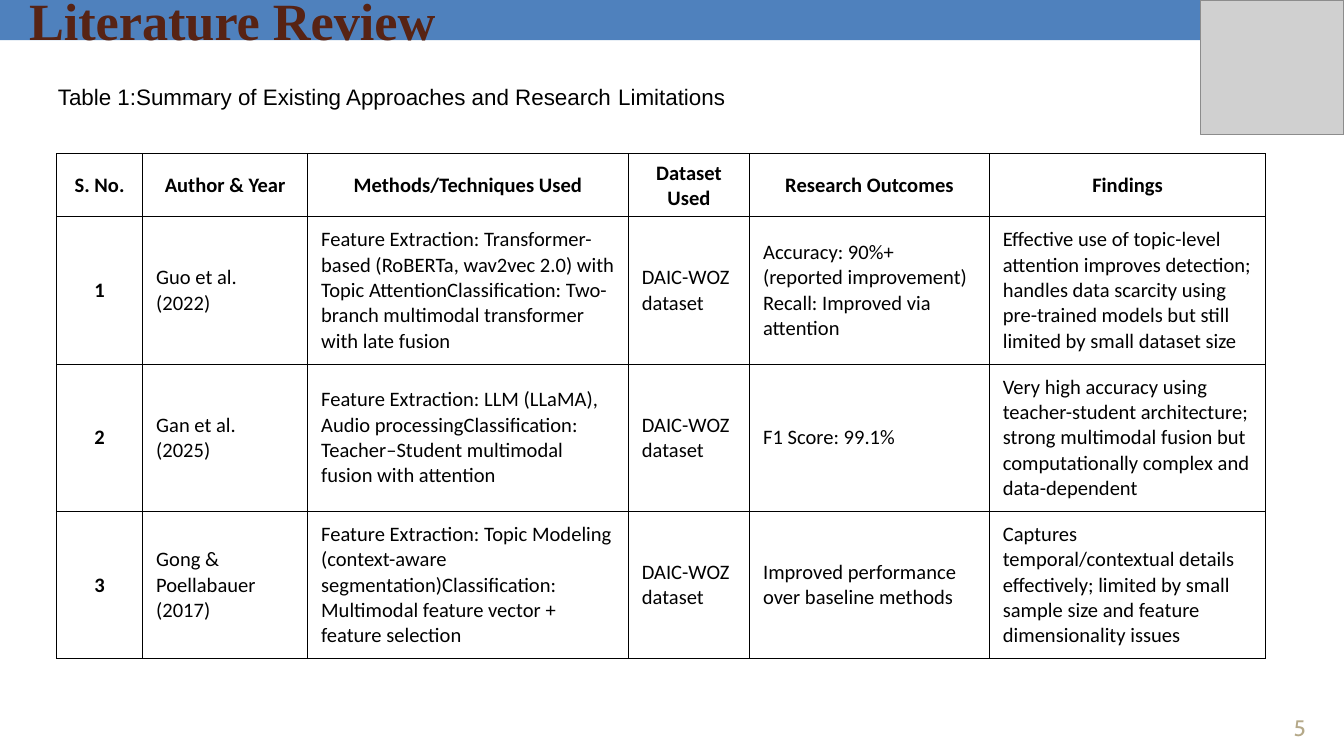
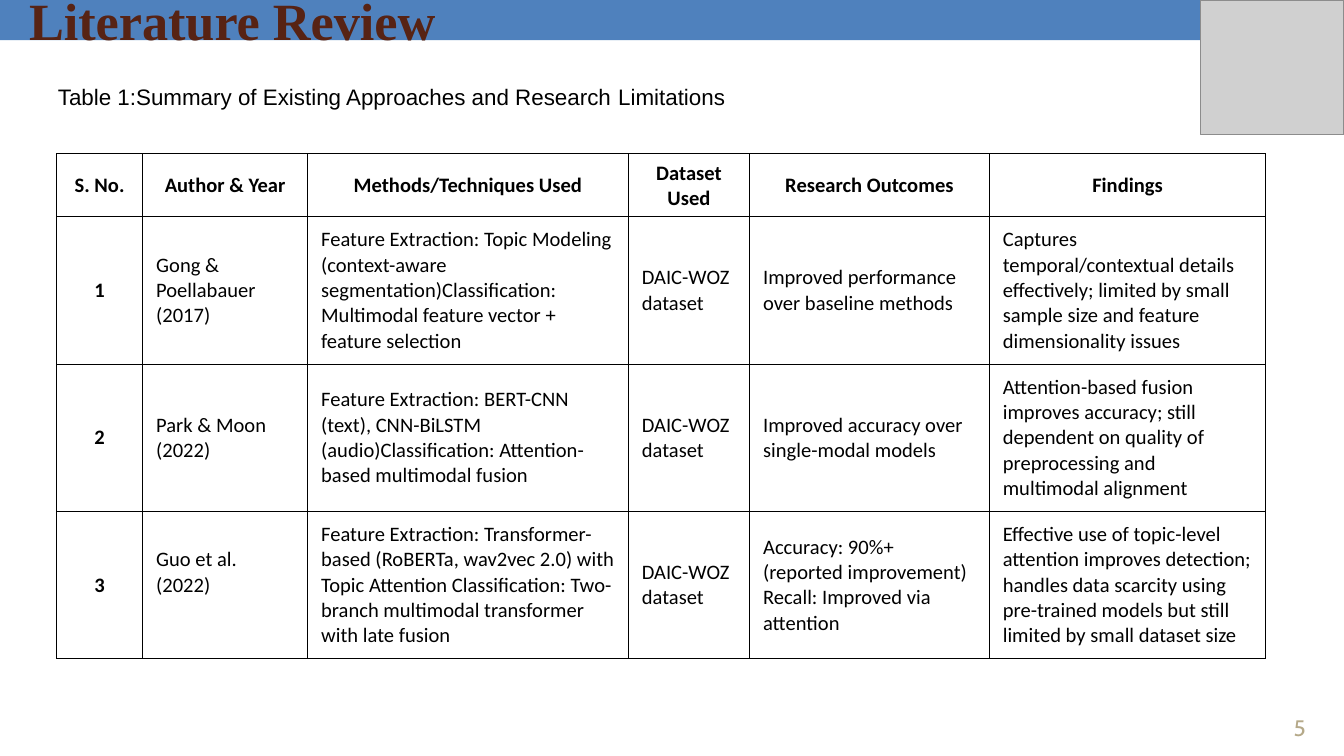
Before and after one commit to AuRa123456/mental-health-fyrp, a slide deck: slide 5 of FRP Documents/FYRP End-term Presentation PPT.pptx. Drawn at 1344x756 pixels with LibreOffice and Linux fonts; fonts in the diff are those of the drawing; grey boxes stand for pictures. Boxes give left, top, right and bottom in pixels: in the first picture for what was removed or moved away, otherwise in the second. Text is boxed around its words. In the diff, an @@ line names an element or a change of style, - is before the commit and + after.

Commit message:
yep this is final

```diff
--- a/FRP Documents/FYRP End-term Presentation PPT.pptx
+++ b/FRP Documents/FYRP End-term Presentation PPT.pptx
@@ table at (56, 153, 1266, 659) @@
-row 2: 1 | Guo et al. (2022) | Feature Extraction: Transformer-based (RoBERTa, wav2vec 2.0) with Topic AttentionClassification: Two-branch multimodal transformer with late fusion | DAIC-WOZ dataset | Accuracy: 90%+ (reported improvement) / Recall: Improved via attention | Effective use of topic-level attention improves detection; handles data scarcity using pre-trained models but still limited by small dataset size
+row 2: 1 | Gong & Poellabauer (2017) | Feature Extraction: Topic Modeling (context-aware segmentation)Classification: Multimodal feature vector + feature selection | DAIC-WOZ dataset | Improved performance over baseline methods | Captures temporal/contextual details effectively; limited by small sample size and feature dimensionality issues
-row 3: 2 | Gan et al. (2025) | Feature Extraction: LLM (LLaMA), Audio processingClassification: Teacher–Student multimodal fusion with attention | DAIC-WOZ dataset | F1 Score: 99.1% | Very high accuracy using teacher-student architecture; strong multimodal fusion but computationally complex and data-dependent
+row 3: 2 | Park & Moon (2022) | Feature Extraction: BERT-CNN (text), CNN-BiLSTM (audio)Classification: Attention-based multimodal fusion | DAIC-WOZ dataset | Improved accuracy over single-modal models | Attention-based fusion improves accuracy; still dependent on quality of preprocessing and multimodal alignment
-row 4: 3 | Gong & Poellabauer (2017) | Feature Extraction: Topic Modeling (context-aware segmentation)Classification: Multimodal feature vector + feature selection | DAIC-WOZ dataset | Improved performance over baseline methods | Captures temporal/contextual details effectively; limited by small sample size and feature dimensionality issues
+row 4: 3 | Guo et al. (2022) | Feature Extraction: Transformer-based (RoBERTa, wav2vec 2.0) with Topic Attention Classification: Two-branch multimodal transformer with late fusion | DAIC-WOZ dataset | Accuracy: 90%+ (reported improvement) / Recall: Improved via attention | Effective use of topic-level attention improves detection; handles data scarcity using pre-trained models but still limited by small dataset size
```
Also in this commit, not shown: 5 other slides changed, 5 slides added.
